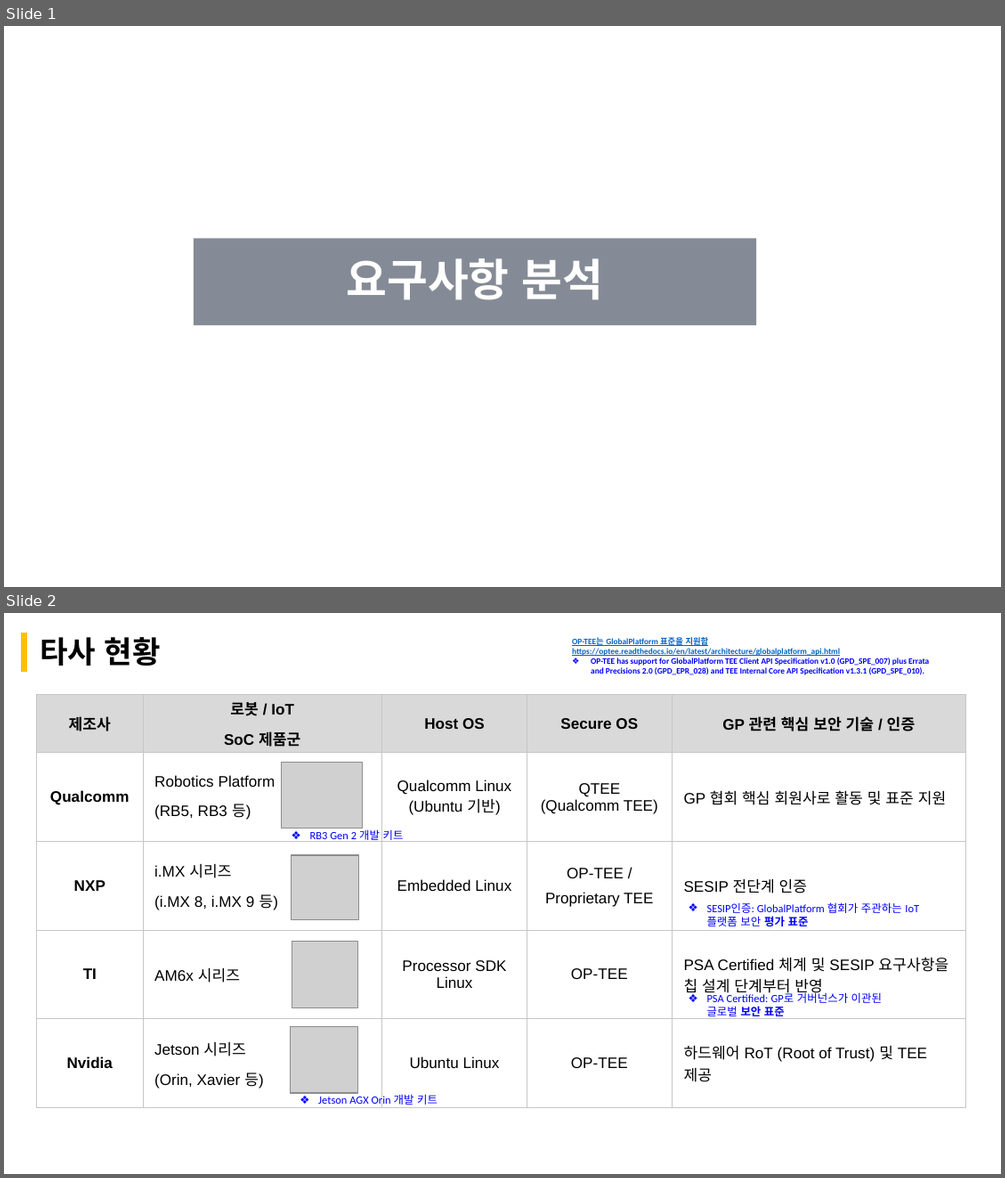
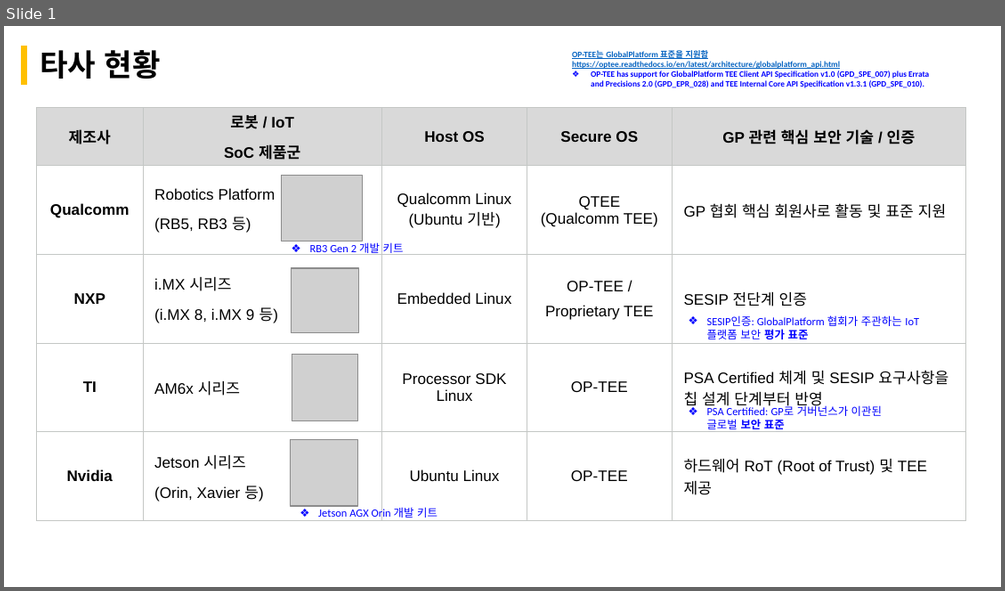
Before and after one commit to boram1288/test-p, a slide deck: ppt/SW_Architect_개인과제_appendix.pptx. Shown one above the other, each under a label of ours: slides 1 and 2 before the commit, slide 1 after it. The pictures are 1005x1178 and 1005x591 pixels, drawn with LibreOffice and Linux fonts; fonts in the diff are those of the drawing; grey boxes stand for pictures; background and template pictures are left out. Boxes give left, top, right and bottom in pixels: in the first picture for what was removed or moved away, otherwise in the second. Text is boxed around its words. In the diff, an @@ line names an element or a change of style, - is before the commit and + after.

```diff
--- a/ppt/SW_Architect_개인과제_appendix.pptx
+++ b/ppt/SW_Architect_개인과제_appendix.pptx
@@ slide 1 removed at (4,26,1001,587), background picture (left out) @@
@@ title removed at (194,239,757,325) @@
-요구사항 분석
@@ rectangle removed at (4,348,1001,586) @@
@@ what was slide 2 is now slide 1 @@
```
Also in this commit, not shown: 1 slide added, 1 other slide removed, 9 other files.
